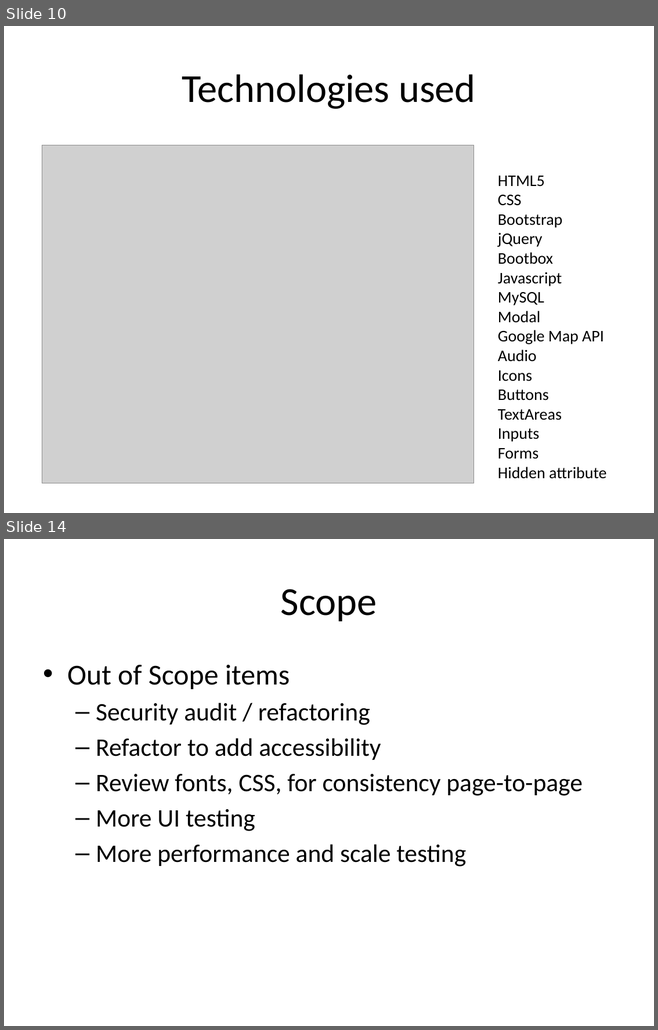
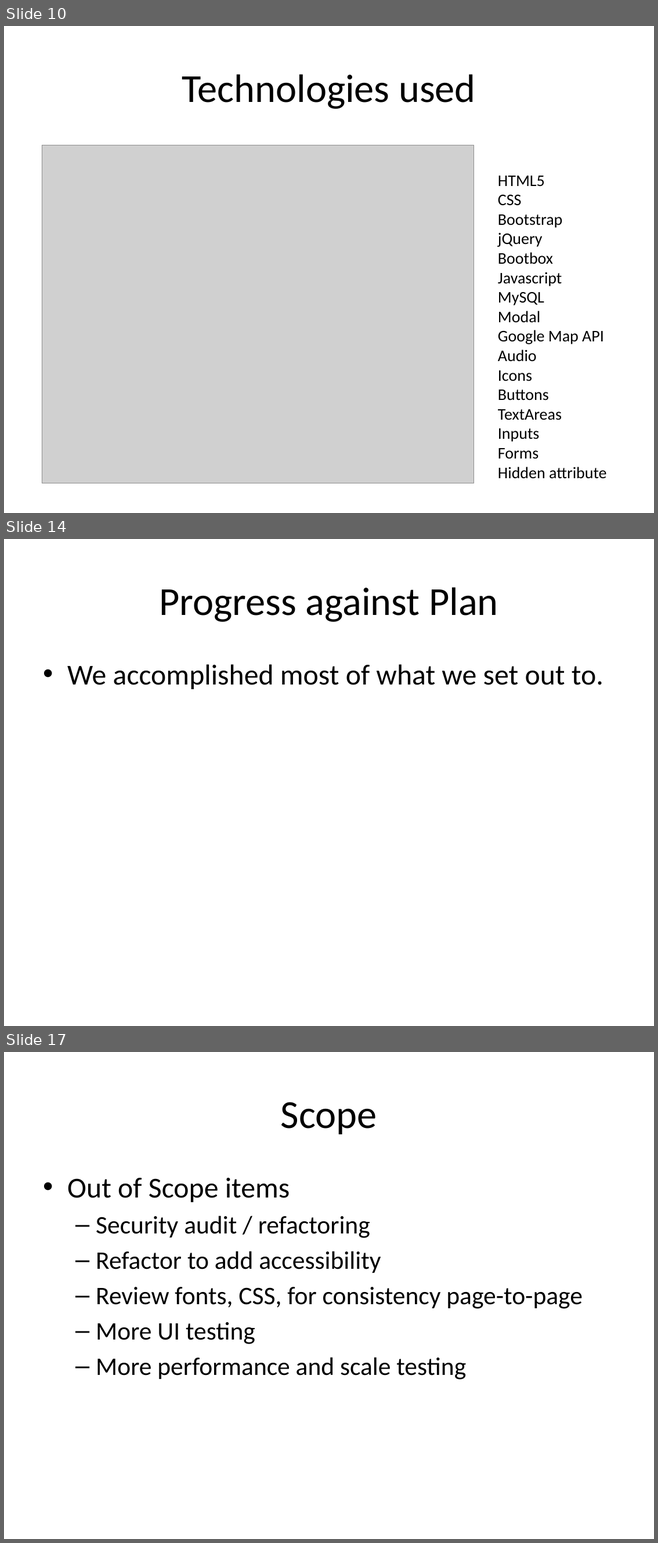
Before and after one commit to dreamer42/SEIS752-Vacation, a slide deck: docs/Presentation.pptx. Shown one above the other, each under a label of ours: slides 10 and 14 before the commit, slides 10, 14 and 17 after it; the slides between them are not shown. The pictures are 658x1030 and 658x1543 pixels, drawn with LibreOffice and Linux fonts; fonts in the diff are those of the drawing; grey boxes stand for pictures. Boxes give left, top, right and bottom in pixels: in the first picture for what was removed or moved away, otherwise in the second. Text is boxed around its words. In the diff, an @@ line names an element or a change of style, - is before the commit and + after.

```diff
--- a/docs/Presentation.pptx
+++ b/docs/Presentation.pptx
@@ slide 14 added at bbox=[4, 539, 654, 1026], background #FFFFFF @@
@@ title added at bbox=[159, 587, 498, 622], 44 pt, text #000000 @@
+Progress against Plan
@@ text added at bbox=[67, 664, 603, 689], 32 pt, text #000000 @@
+• We accomplished most of what we set out to.
@@ what was slide 14 is now slide 17 @@
```
Also in this commit, not shown: 5 slides changed, 2 other slides added, 2 other files.
